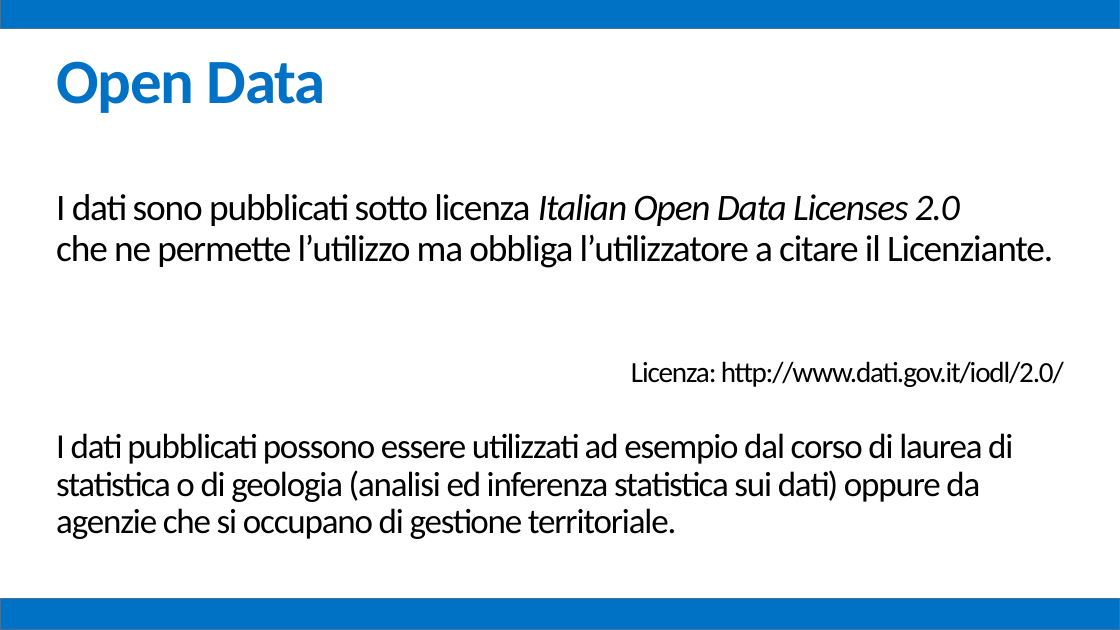
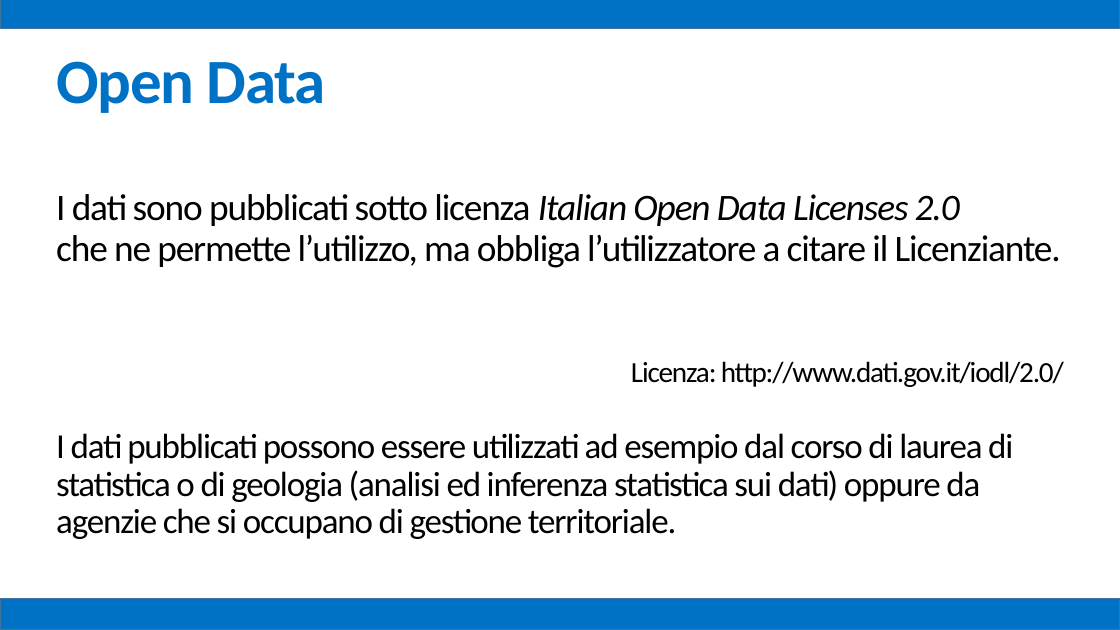
Before and after one commit to mz1991/ProgettoFebbraio2015, a slide deck: slide 78 of Febbraio 2015.pptx. Drawn at 1120x630 pixels with LibreOffice and Linux fonts; fonts in the diff are those of the drawing. Boxes give left, top, right and bottom in pixels: in the first picture for what was removed or moved away, otherwise in the second. Text is boxed around its words. In the diff, an @@ line names an element or a change of style, - is before the commit and + after.

```diff
--- a/Febbraio 2015.pptx
+++ b/Febbraio 2015.pptx
@@ text at (56,234,1061,268): text changed @@
-che ne permette l’utilizzo ma obbliga l’utilizzatore a citare il Licenziante.
+che ne permette l’utilizzo, ma obbliga l’utilizzatore a citare il Licenziante.
```
Also in this commit, not shown: 24 other slides changed.
